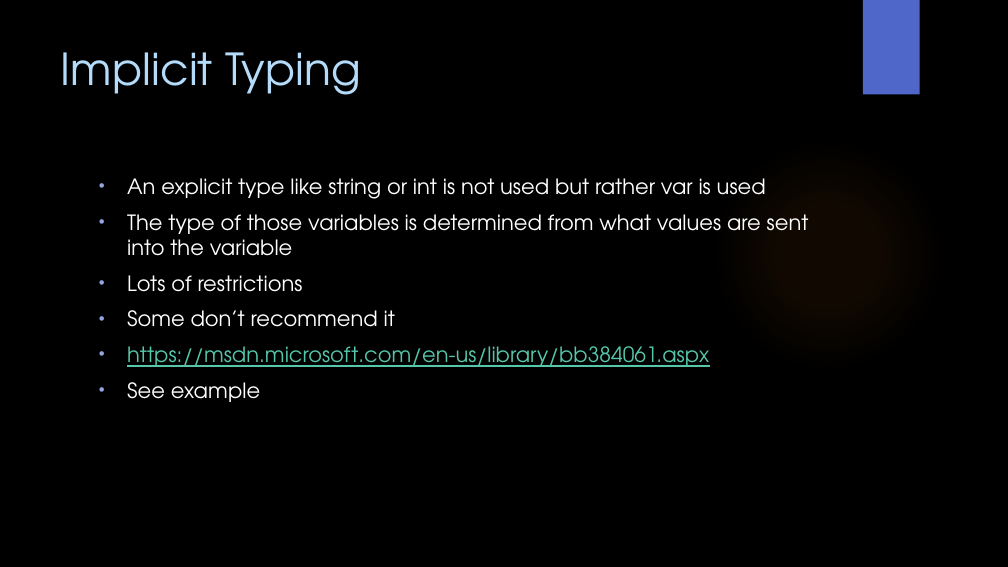
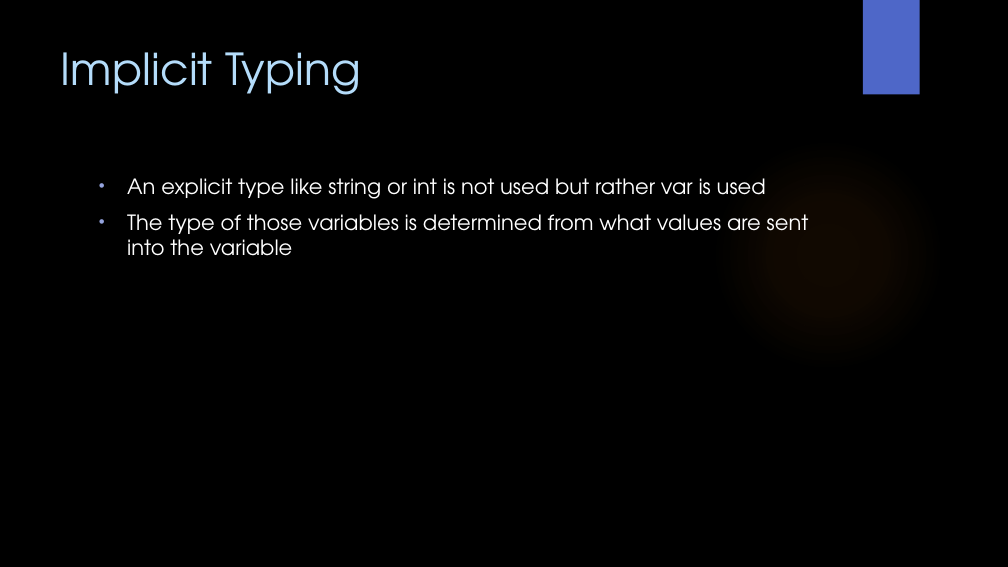
Before and after one commit to WitsSoftDev/SoftDev2016, a slide deck: slide 23 of Session 4/Softdev Session 4 2016.pptx. Drawn at 1008x567 pixels with LibreOffice and Linux fonts; fonts in the diff are those of the drawing; background and template pictures are left out. Boxes give left, top, right and bottom in pixels: in the first picture for what was removed or moved away, otherwise in the second. Text is boxed around its words. In the diff, an @@ line names an element or a change of style, - is before the commit and + after.

```diff
--- a/Session 4/Softdev Session 4 2016.pptx
+++ b/Session 4/Softdev Session 4 2016.pptx
@@ text at (127, 275, 709, 402): paragraphs removed @@
-• Lots of restrictions
-• Some don’t recommend it
-• https://msdn.microsoft.com/en-us/library/bb384061.aspx
-• See example
```
Also in this commit, not shown: 3 other slides changed, 2 slides removed, 3 other files.
